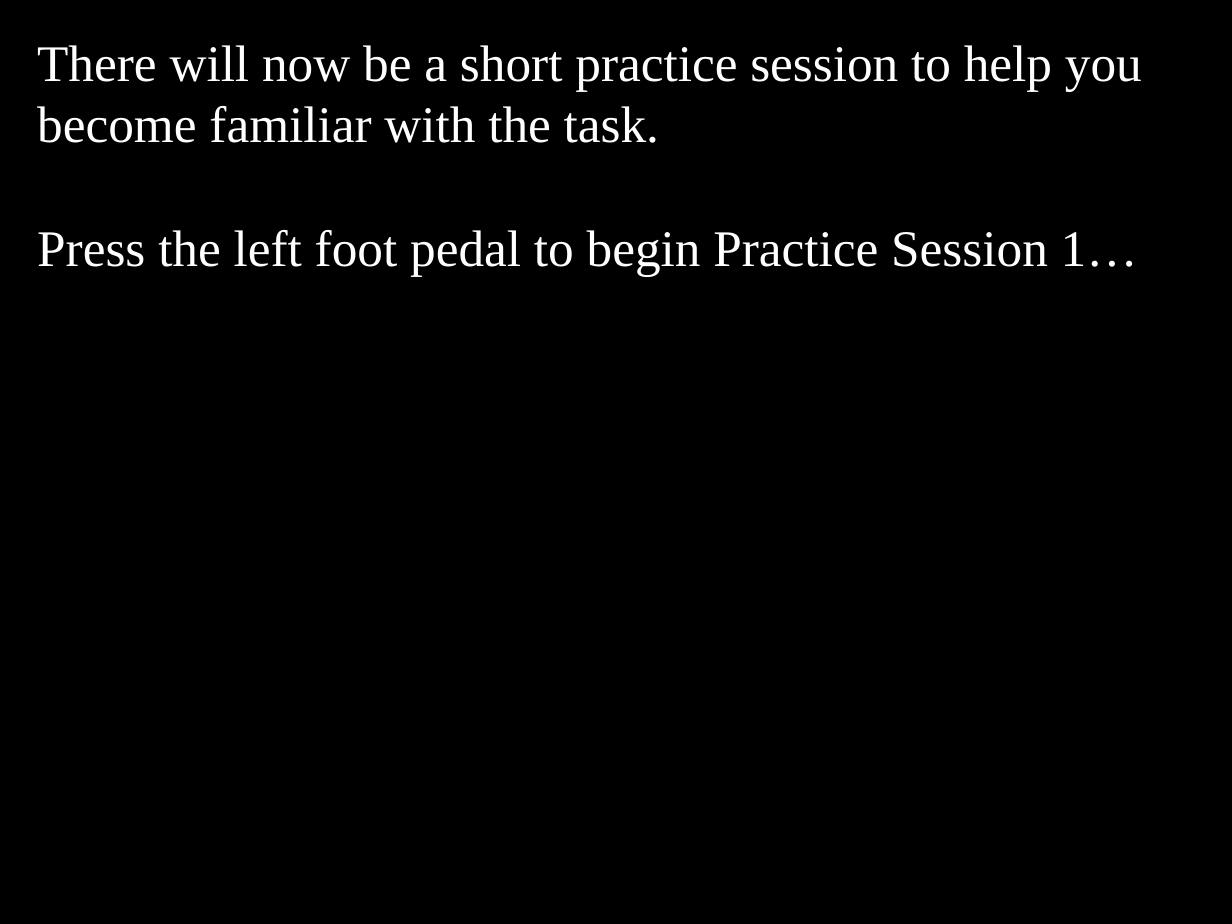
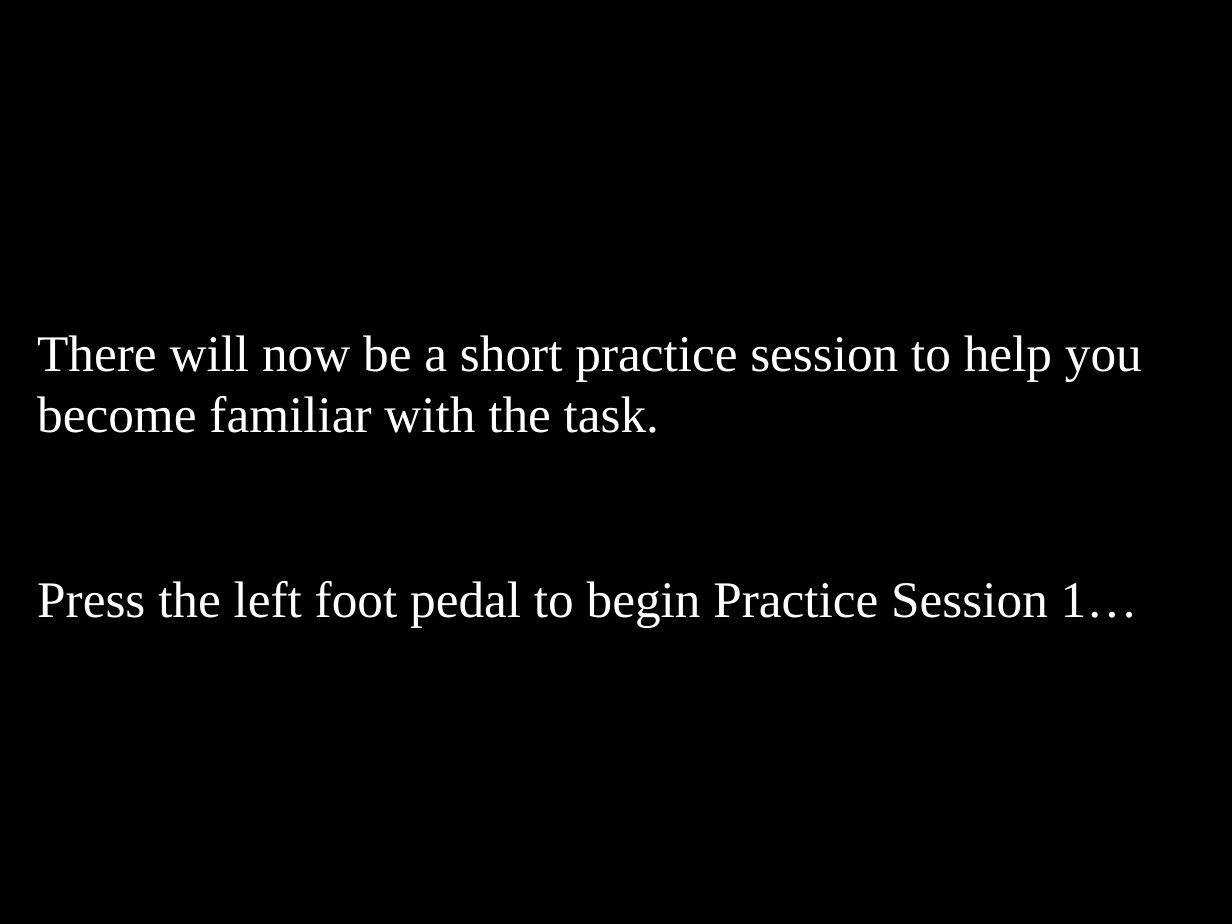
Before and after one commit to EmbodiedResearchLab/Vitality-Tactile-Detection, a slide deck: slide 7 of Stimuli/new/General instructions.pptx. Drawn at 1232x924 pixels with LibreOffice and Linux fonts; fonts in the diff are those of the drawing. Boxes give left, top, right and bottom in pixels: in the first picture for what was removed or moved away, otherwise in the second. Text is boxed around its words. In the diff, an @@ line names an element or a change of style, - is before the commit and + after.

```diff
--- a/Stimuli/new/General instructions.pptx
+++ b/Stimuli/new/General instructions.pptx
@@ text "There will now be a ..." rewrapped from [37, 45, 1142, 276] to [37, 335, 1142, 628] @@
```
Also in this commit, not shown: 13 other slides changed, 4 slides added, 30 other files.
